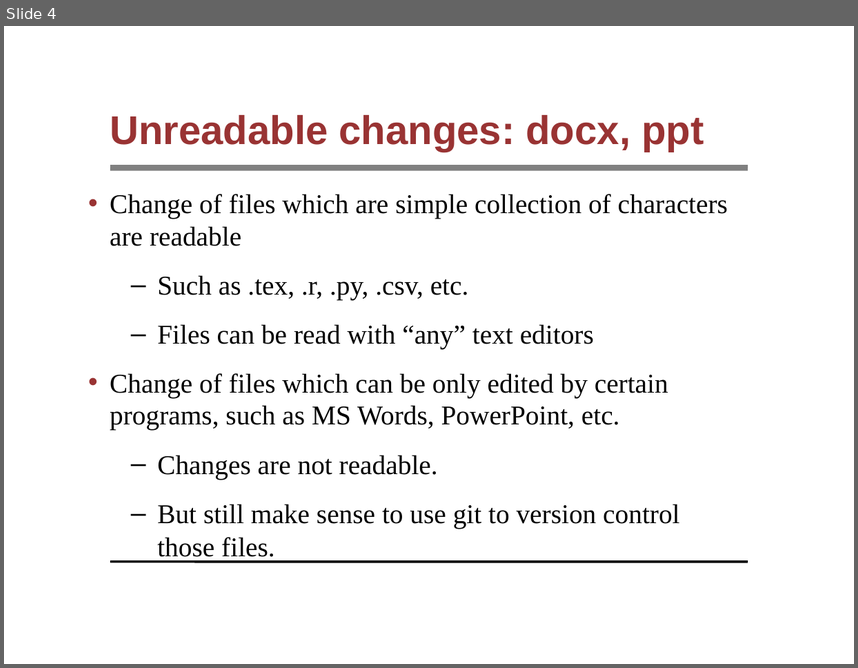
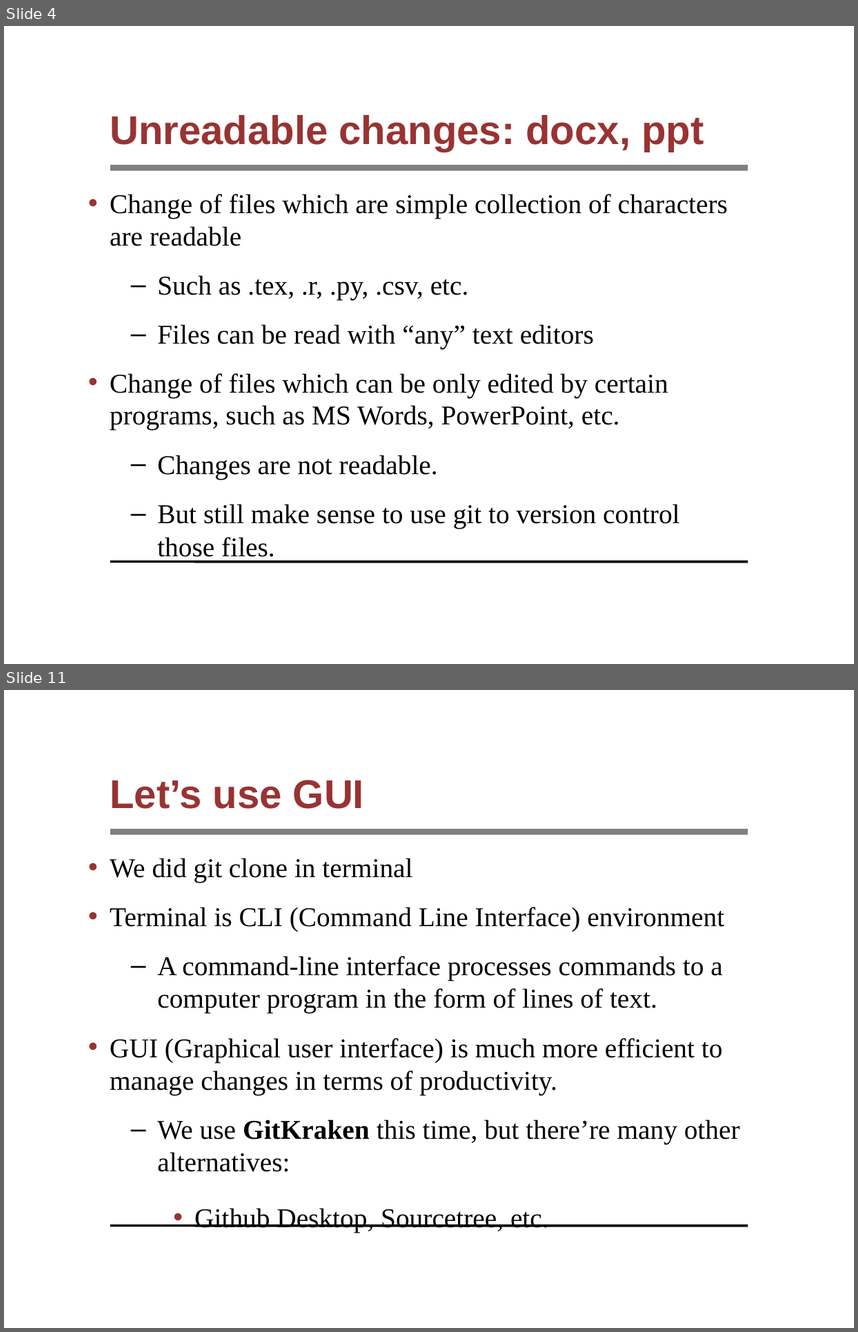
Before and after one commit to syyunn/pml-git, a slide deck: file-changes/main.ppt. Shown one above the other, each under a label of ours: slide 4 before the commit, slides 4 and 11 after it; the slides between them are not shown. The pictures are 858x668 and 858x1332 pixels, drawn with LibreOffice and Linux fonts; fonts in the diff are those of the drawing; background and template pictures are left out. Boxes give left, top, right and bottom in pixels: in the first picture for what was removed or moved away, otherwise in the second. Text is boxed around its words. In the diff, an @@ line names an element or a change of style, - is before the commit and + after.

```diff
--- a/file-changes/main.ppt
+++ b/file-changes/main.ppt
@@ slide 11 added at bbox=[4, 690, 854, 1328], background #FFFFFF; not listed: 2 template elements that a slide beside it also shows @@
@@ title added at bbox=[110, 780, 364, 809], 34 pt, text #993333, bold @@
+Let’s use GUI
@@ text added at bbox=[110, 858, 740, 1233], 23 pt, text #000000 @@
+• We did git clone in terminal
+• Terminal is CLI (Command Line Interface) environment
+  – A command-line interface processes commands to a computer program in the form of lines of text.
+• GUI (Graphical user interface) is much more efficient to manage changes in terms of productivity.
+  – We use GitKraken this time, but there’re many other alternatives:
+    • Github Desktop, Sourcetree, etc.
```
Also in this commit, not shown: 1 slide changed, 11 other slides added, 13 slides removed.
